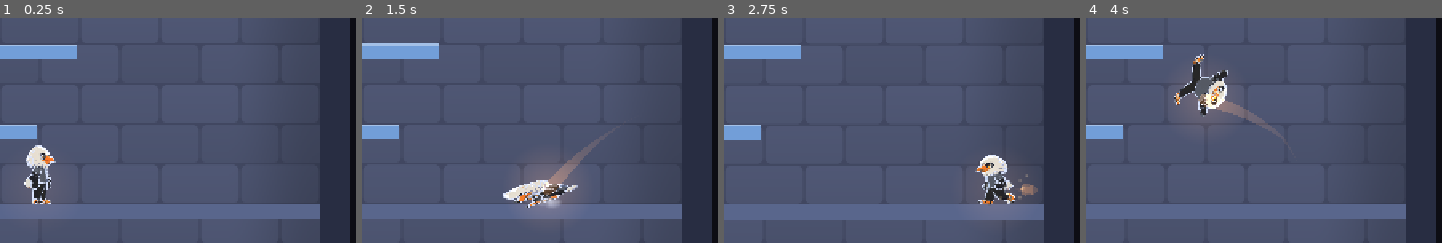
Above: before the commit, frames 1-4 (left to right).
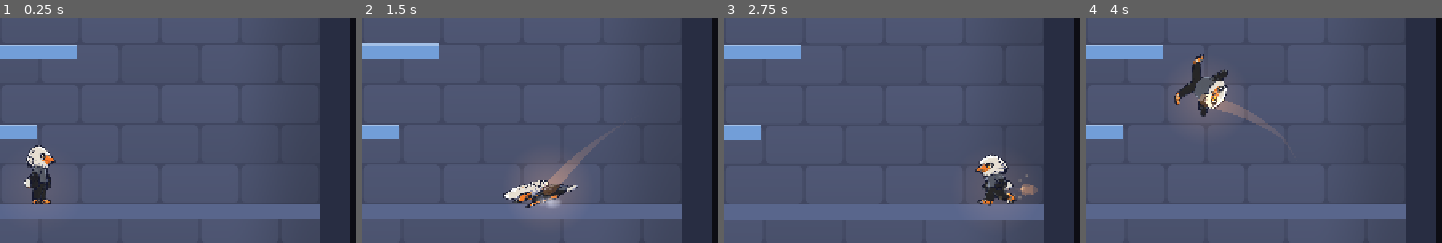
Above: after the commit, the same moments.

Repository: tahapek5454/Tower-Climb
Game: Godot game, scene res://scenes/main.tscn
The game is run twice, just before and just after one commit, with the same random seed, the same clock (stepped at 60 frames per second) and the same inputs.
Inputs (mouse positions are % of the whole screen's width and height, from its top left):
- Up to frame 1 (0.25 s): no input
- Up to frame 2 (1.5 s): tap Enter at 0.5 s; move the mouse to (80, 45) at 0.52 s; hold Right (move_right) 0.53-1.25 s; hold Shift 0.53-1.25 s; click (80, 45) at 0.67 s; tap Space (jump) at 0.77, 1.07 s; drag from (33, 55) to (50, 70) at 1.27 s
- Up to frame 3 (2.75 s): move the mouse to (67, 28) at 2.02 s; hold Right (move_right) from 2.03 s (still down); tap Ctrl at 2.1 s
- Up to frame 4 (4 s): release Right (move_right) at 2.75 s; drag from (50, 70) to (22, 35) at 2.77 s; move the mouse to (89, 65) at 3.52 s; hold Left (move_left) from 3.53 s (still down); tap Alt at 3.6 s; tap Space (jump) at 3.77 s
The pictures show only the part of the screen within x 50-100%, y 49-99%; the shares and areas given below are measured in that part.

The runs differ from the first frame. In frame 1, 0.6% of the frame differs, in the area x 6-16%, y 56-83%; in frame 2, 0.5%; in frame 3, 0.5%; in frame 4, 0.5%.

Commit message:
tweak: karakter dış çizgisi koyu, kenar ışığı zayıf (Aşama 4, madde 2)
Co-Authored-By: Claude Fable 5.2 <noreply@anthropic.com>

Diff:
--- a/scripts/tuning.gd
+++ b/scripts/tuning.gd
@@ -69,13 +69,14 @@
 ## Takla ekseninin ayaklardan yüksekliği (px): topak pozundaki modelin ortası.
 const MODEL_SPIN_PIVOT_HEIGHT: float = 42.0
 ## Toon görünüm (assets/shaders/toon_character.gdshader, toon_outline.gdshader).
-## Dış çizgi: siyah değil, açık renk — koyu gövde koyu zeminde okunsun.
-const MODEL_OUTLINE_COLOR: Color = Color(0.86, 0.90, 1.0)
+## Dış çizgi: koyu lacivert. Kule içi orta tonda olduğu için koyu çizgi hem beyaz kafayı hem
+## koyu gövdeyi zeminden ayırır (zemin koyuyken açık renkti; zemin yine koyulaşırsa açığa dön).
+const MODEL_OUTLINE_COLOR: Color = Color(0.09, 0.10, 0.18)
 ## Dış çizgi kalınlığı (model birimi; 0.013 ≈ 1,1 px).
 const MODEL_OUTLINE_WIDTH: float = 0.013
-## Kenar ışığının rengi ve gücü.
+## Kenar ışığının rengi ve gücü (zayıf: koyu kol ve bacakları birbirinden ayırmaya yeter).
 const MODEL_RIM_COLOR: Color = Color(0.75, 0.85, 1.0)
-const MODEL_RIM_STRENGTH: float = 0.55
+const MODEL_RIM_STRENGTH: float = 0.28
 ## Gölgede kalan yüzeyin renk çarpanı.
 const MODEL_SHADOW_TINT: Color = Color(0.62, 0.64, 0.80)
 
Not shown, changed: docs/PROGRESS.md
